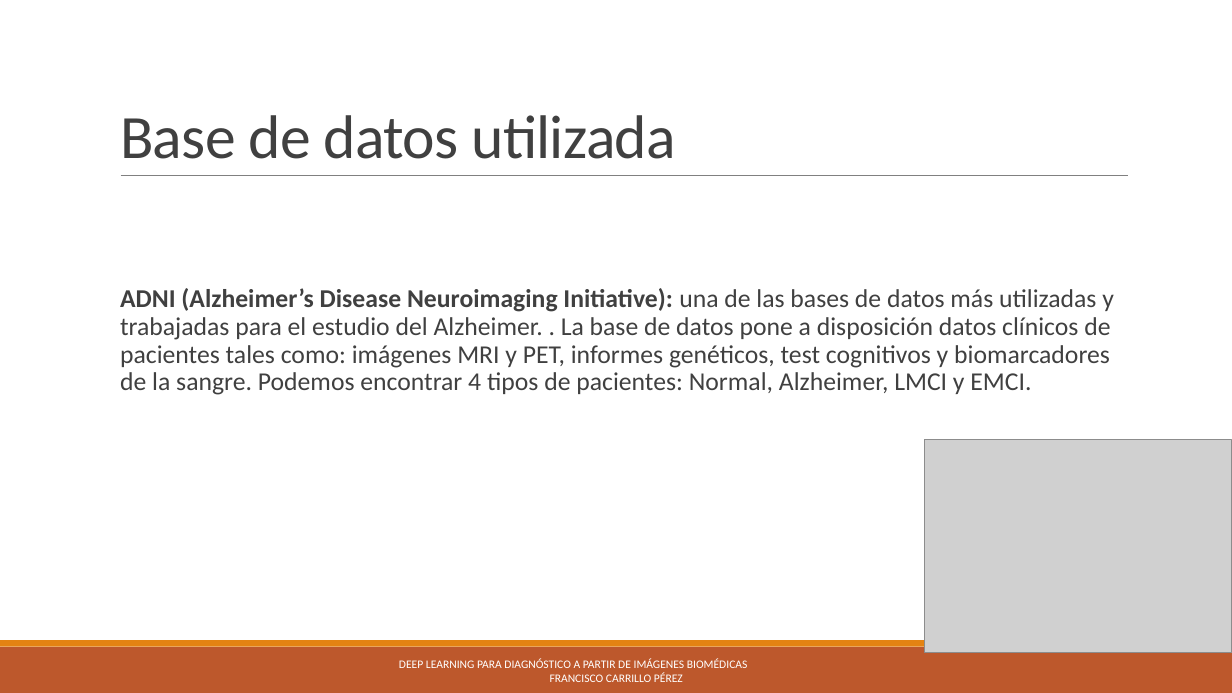
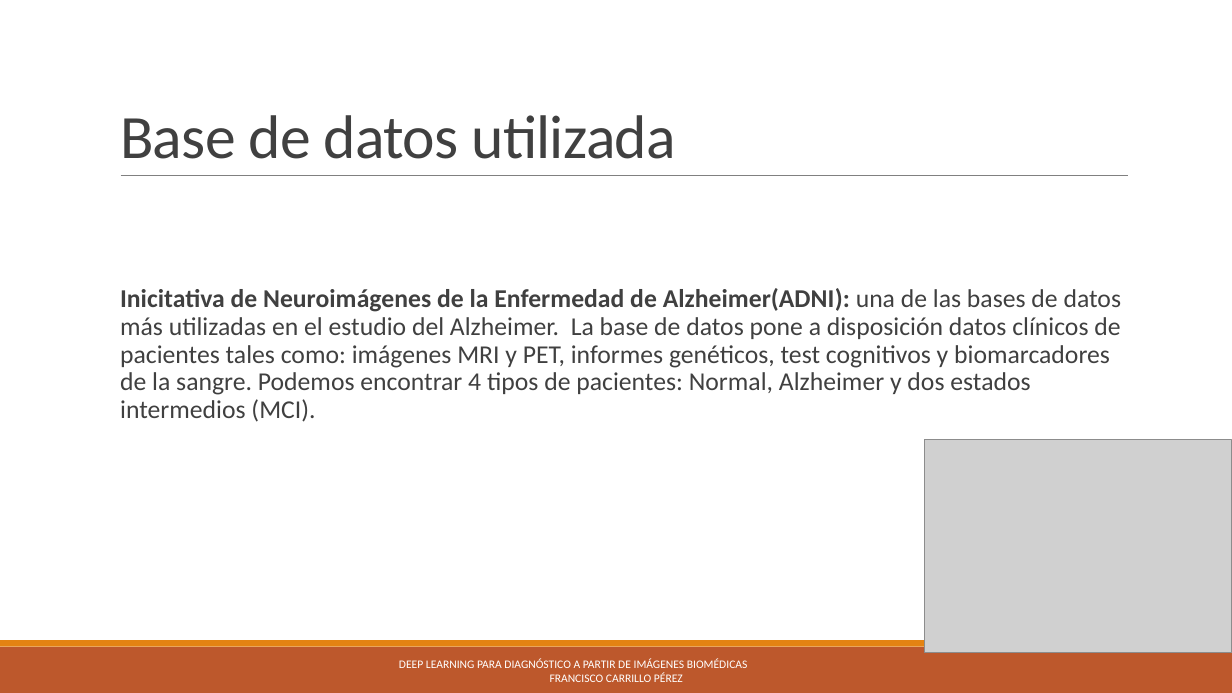
Before and after one commit to pacocp/Deep-Learning-para-diagnostico-a-partir-de-imagenes-Biomedicas, a slide deck: slide 10 of tfgpresentacion.pptx. Drawn at 1232x693 pixels with LibreOffice and Linux fonts; fonts in the diff are those of the drawing; grey boxes stand for pictures. Boxes give left, top, right and bottom in pixels: in the first picture for what was removed or moved away, otherwise in the second. Text is boxed around its words. In the diff, an @@ line names an element or a change of style, - is before the commit and + after.

```diff
--- a/tfgpresentacion.pptx
+++ b/tfgpresentacion.pptx
@@ text at <box>120,288,1122,422</box>: text changed @@
-  ADNI (Alzheimer’s Disease Neuroimaging Initiative): una de las bases de datos más utilizadas y trabajadas para el estudio del Alzheimer. . La base de datos pone a disposición datos clínicos de pacientes tales como: imágenes MRI y PET, informes genéticos, test cognitivos y biomarcadores de la sangre. Podemos encontrar 4 tipos de pacientes: Normal, Alzheimer, LMCI y EMCI.
+  Inicitativa de Neuroimágenes de la Enfermedad de Alzheimer(ADNI): una de las bases de datos más utilizadas en el estudio del Alzheimer. La base de datos pone a disposición datos clínicos de pacientes tales como: imágenes MRI y PET, informes genéticos, test cognitivos y biomarcadores de la sangre. Podemos encontrar 4 tipos de pacientes: Normal, Alzheimer y dos estados intermedios (MCI).
```
Also in this commit, not shown: 14 other slides changed, 1 slide added.
